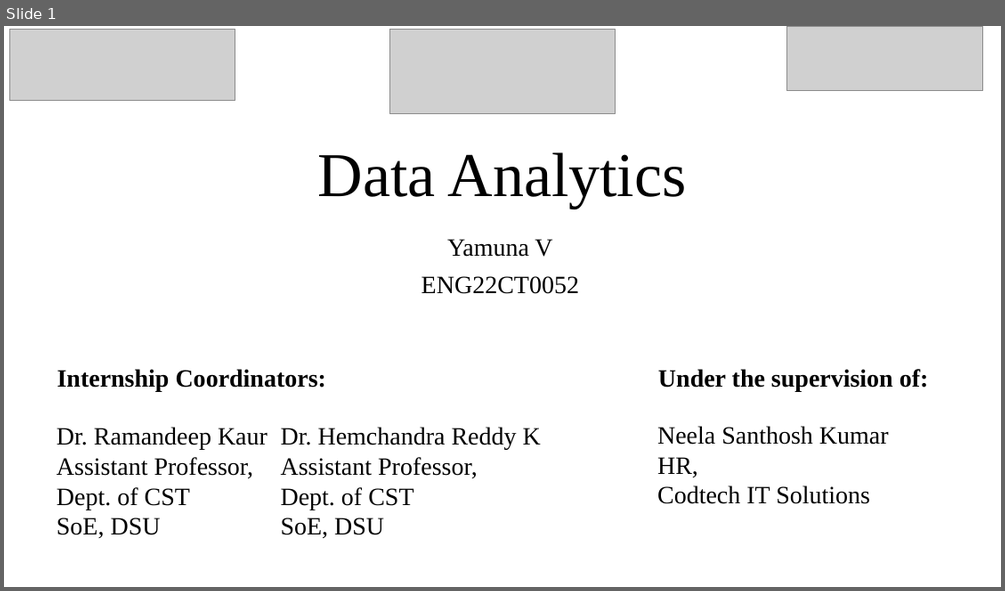
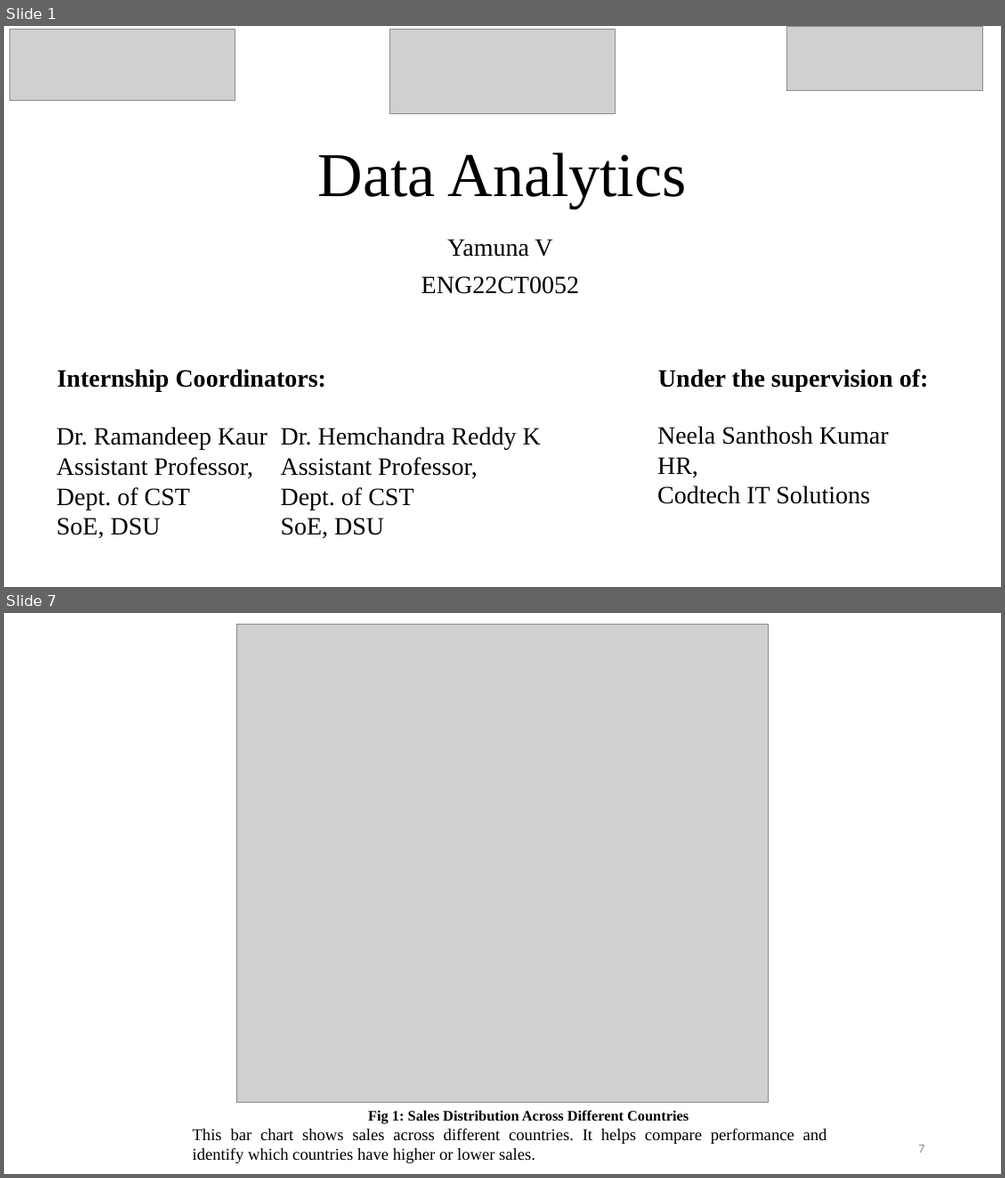
Before and after one commit to Yamunavenkatesh/CodTech-Data-Analytics-Internship, a slide deck: Internship PPT.pptx. Shown one above the other, each under a label of ours: slide 1 before the commit, slides 1 and 7 after it; the slides between them are not shown. The pictures are 1005x591 and 1005x1178 pixels, drawn with LibreOffice and Linux fonts; fonts in the diff are those of the drawing; grey boxes stand for pictures. Boxes give left, top, right and bottom in pixels: in the first picture for what was removed or moved away, otherwise in the second. Text is boxed around its words. In the diff, an @@ line names an element or a change of style, - is before the commit and + after.

```diff
--- a/Internship PPT.pptx
+++ b/Internship PPT.pptx
@@ slide 7 added at (4,613,1001,1174), background #FFFFFF @@
@@ picture added at (236,625,769,1102) @@
@@ text added at (193,1110,827,1163), 16 pt, text #000000 @@
+Fig 1: Sales Distribution Across Different Countries
+This bar chart shows sales across different countries. It helps compare performance and identify which countries have higher or lower sales.
@@ page number added at (918,1144,924,1152), 12 pt, text #888888 @@
+7
```
Also in this commit, not shown: 11 slides changed, 4 other slides added, 4 slides removed, 3 other files.
